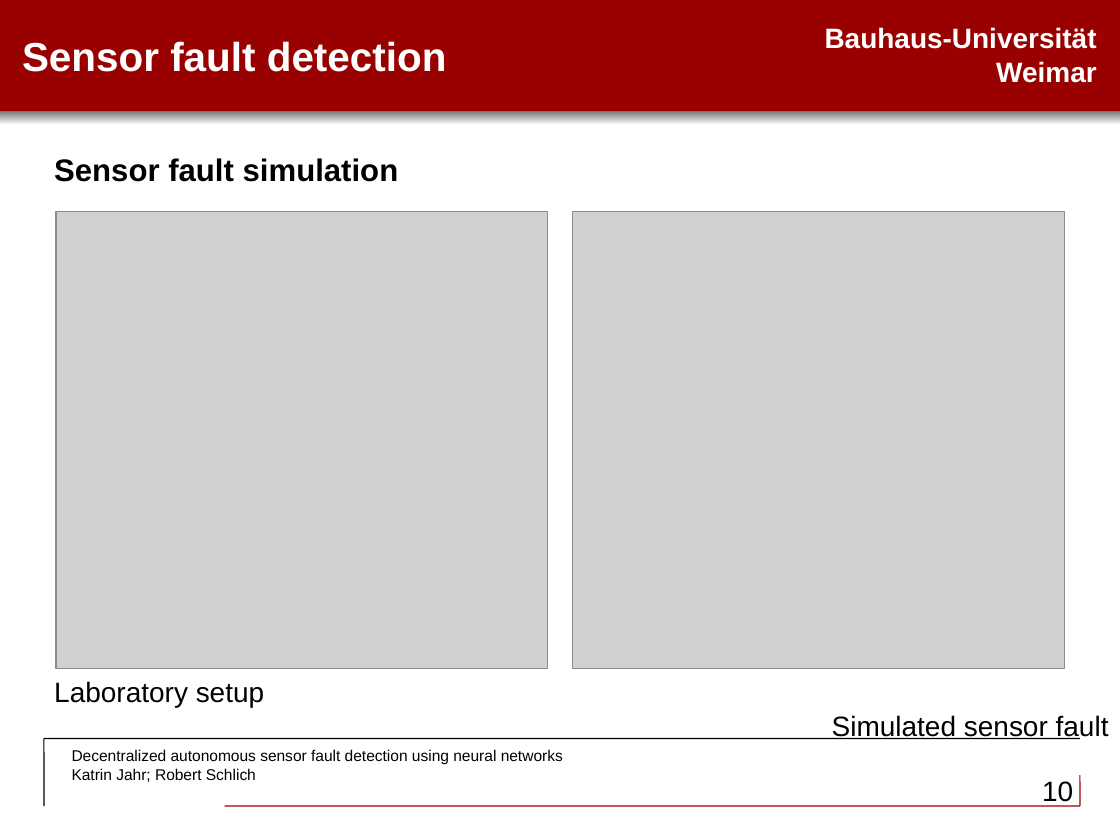
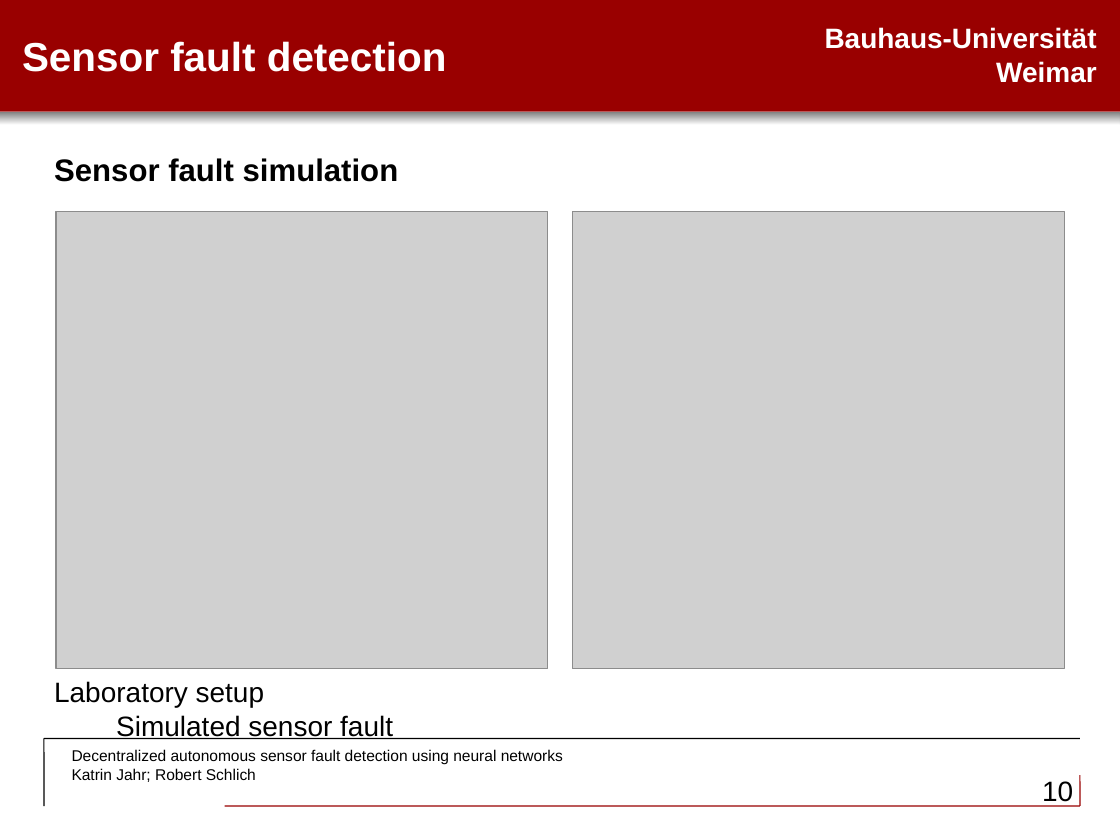
Before and after one commit to RobertSchlich/shm, a slide deck: slide 10 of presentation/SHMJahrSchlich.odp. Drawn at 1120x840 pixels with LibreOffice and Linux fonts; fonts in the diff are those of the drawing; grey boxes stand for pictures. Boxes give left, top, right and bottom in pixels: in the first picture for what was removed or moved away, otherwise in the second. Text is boxed around its words. In the diff, an @@ line names an element or a change of style, - is before the commit and + after.

```diff
--- a/presentation/SHMJahrSchlich.odp
+++ b/presentation/SHMJahrSchlich.odp
@@ text "Laboratory setup Simulated sensor fault" at (54,681,393,739): alignment right to left @@
```
Also in this commit, not shown: 3 other slides changed.
